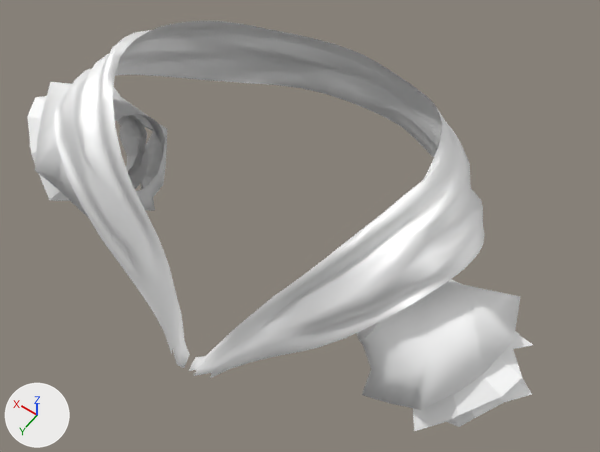
Renders of the glTF model frontend/public/assets/shoulder.glb from each side of a commit.
One viewpoint serves both versions: a 50 mm camera at (-0.315, 0.423, 1.829) aimed at (-0.027, 0.02, 1.196). The axes (+X, +Y, +Z) are drawn at lower left. The lights are the same throughout. Where no turn or scale is listed for an object, it has been applied to the vertices.

The scene before the commit, as lines of its bpy script (objects in view):
```python
me_female_base_mesh_female_base_mesh_002 = bpy.data.meshes.new('Female_Base_Mesh_Female_Base_mesh.002')
me_female_base_mesh_female_base_mesh_002.from_pydata(...)  # 544 vertices, 896 faces; spans x -0.301..0.286, y 1.115..1.263, z -0.122..0.028
me_female_base_mesh_female_base_mesh_002.materials.append(mat_black_lace)  # white #ffffff
me_object_3 = bpy.data.meshes.new('Object_3')
me_object_3.from_pydata(...)  # 766 vertices, 1398 faces; spans x -0.099..0.313, y -1.21..-0.871, z 1.298..1.513
me_object_3.materials.append(mat_dress_layer_6)
ob_shoulder_1 = bpy.data.objects.new('shoulder_1', me_female_base_mesh_female_base_mesh_002)
ob_shoulder_1.location = (-0.0038, 0.001, 0.001)
ob_shoulder_1.rotation_euler = (-1.571, 0.0, 0.0)  # degrees (-90, 0, 0)
ob_shoulder_1.scale = (-0.994, -0.994, -0.994)
ob_shoulder_2 = bpy.data.objects.new('shoulder_2', me_object_3)
ob_shoulder_2.location = (-0.1, 1.0522, -0.1749)
```
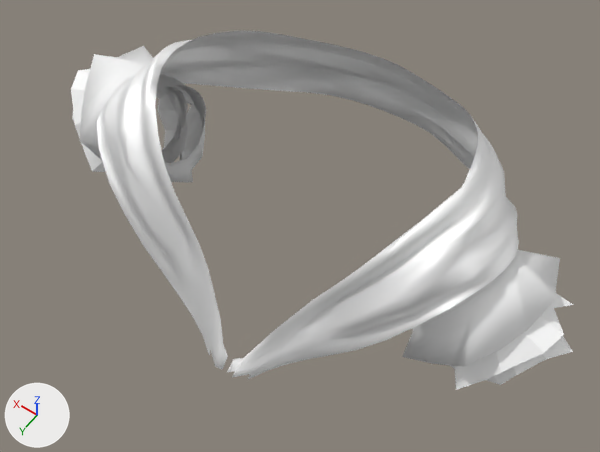
Scene script edits in JSON lines:
```json
{"op": "set", "path": "ob_shoulder_1.location", "old": "(-0.0038, 0.001, 0.001)", "new": "(-0.0144, -0.0525, 0.0051)"}
{"op": "set", "path": "ob_shoulder_2.location", "old": "(-0.1, 1.0522, -0.1749)", "new": "(-0.1229, 1.0254, -0.1937)"}
```

Changed parts and their boxes [x1, y1, x2, y2] in the pictures (600 x 452 px):
```json
{"object": "shoulder_2", "change": "moved", "before": [55, 21, 485, 379], "after": [97, 31, 519, 380]}
{"object": "shoulder_1", "change": "moved", "before": [27, 82, 533, 431], "after": [71, 46, 573, 390]}
```
